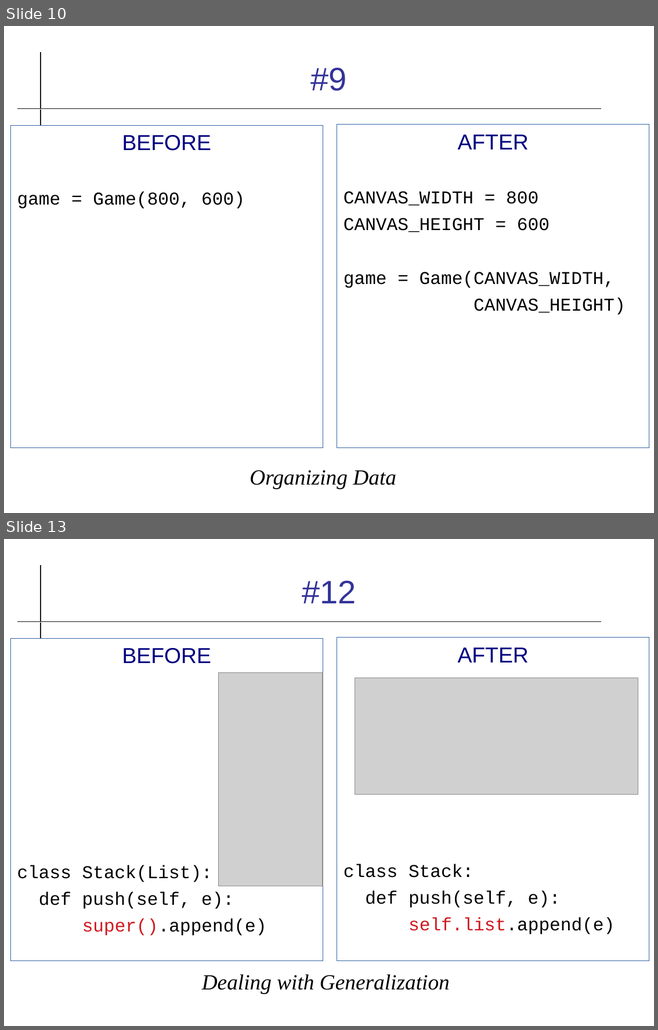
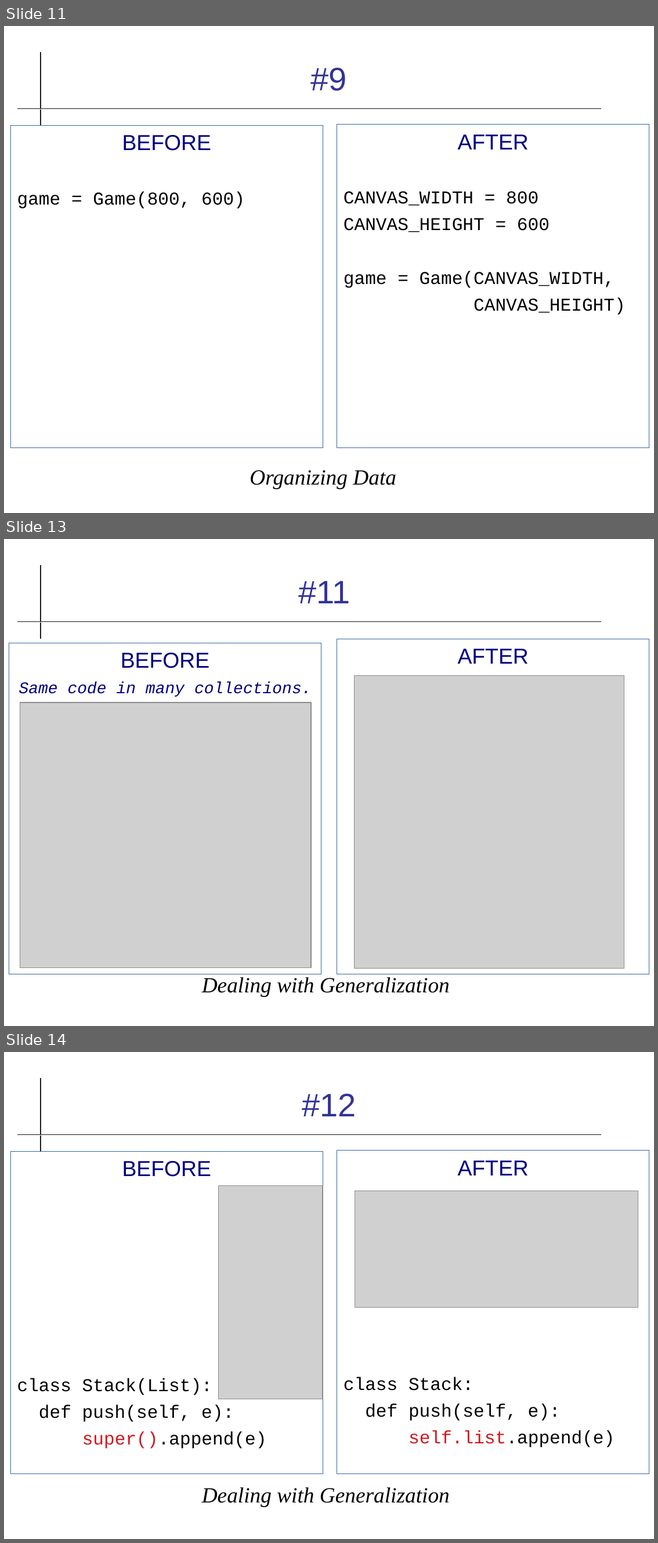
Before and after one commit to cpske/ISP, a slide deck: refactoring/Refactoring-Review.odp. Shown one above the other, each under a label of ours: slides 10 and 13 before the commit, slides 11, 13 and 14 after it; the slides between them are not shown. The pictures are 658x1030 and 658x1543 pixels, drawn with LibreOffice and Linux fonts; fonts in the diff are those of the drawing; grey boxes stand for pictures. Boxes give left, top, right and bottom in pixels: in the first picture for what was removed or moved away, otherwise in the second. Text is boxed around its words. In the diff, an @@ line names an element or a change of style, - is before the commit and + after.

```diff
--- a/refactoring/Refactoring-Review.odp
+++ b/refactoring/Refactoring-Review.odp
@@ slide 13 added at (4,539,654,1026), background #FFFFFF; not listed: 2 template elements that a slide beside it also shows @@
@@ title added at (299,581,350,603), 36 pt, text #333399 @@
+#11
@@ text added at (9,643,321,974), outline #3465A4 0 pt, 18 pt, text #000080, italic @@
+BEFORE
+Same code in many collections.
@@ text added at (336,639,648,974), outline #3465A4 0 pt, 24 pt, text #000080 @@
+AFTER
@@ picture added at (354,675,623,968) @@
@@ picture added at (20,703,311,968) @@
@@ text added at (202,977,449,997), 24 pt, text #000000, italic @@
+Dealing with Generalization
@@ what was slide 10 is now slide 11 @@
@@ what was slide 13 is now slide 14 @@
```
Also in this commit, not shown: 10 slides changed, 2 other slides added, 3 slides removed, 9 other files.
